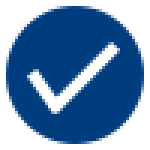
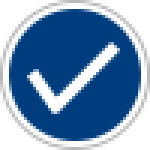
Layered file, before and after one edit (150x150). Changes by layer:
added layer "Ellipse 1 Kopie" above "Ellipse 1" over [0, 0, 150, 150]
painted on "Ellipse 1" over [0, 0, 150, 150]
